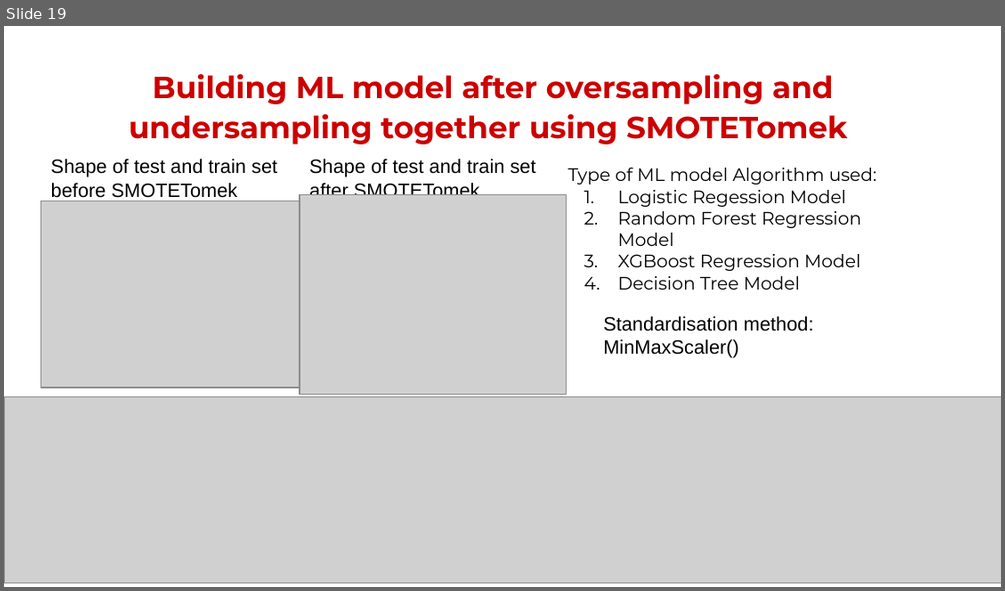
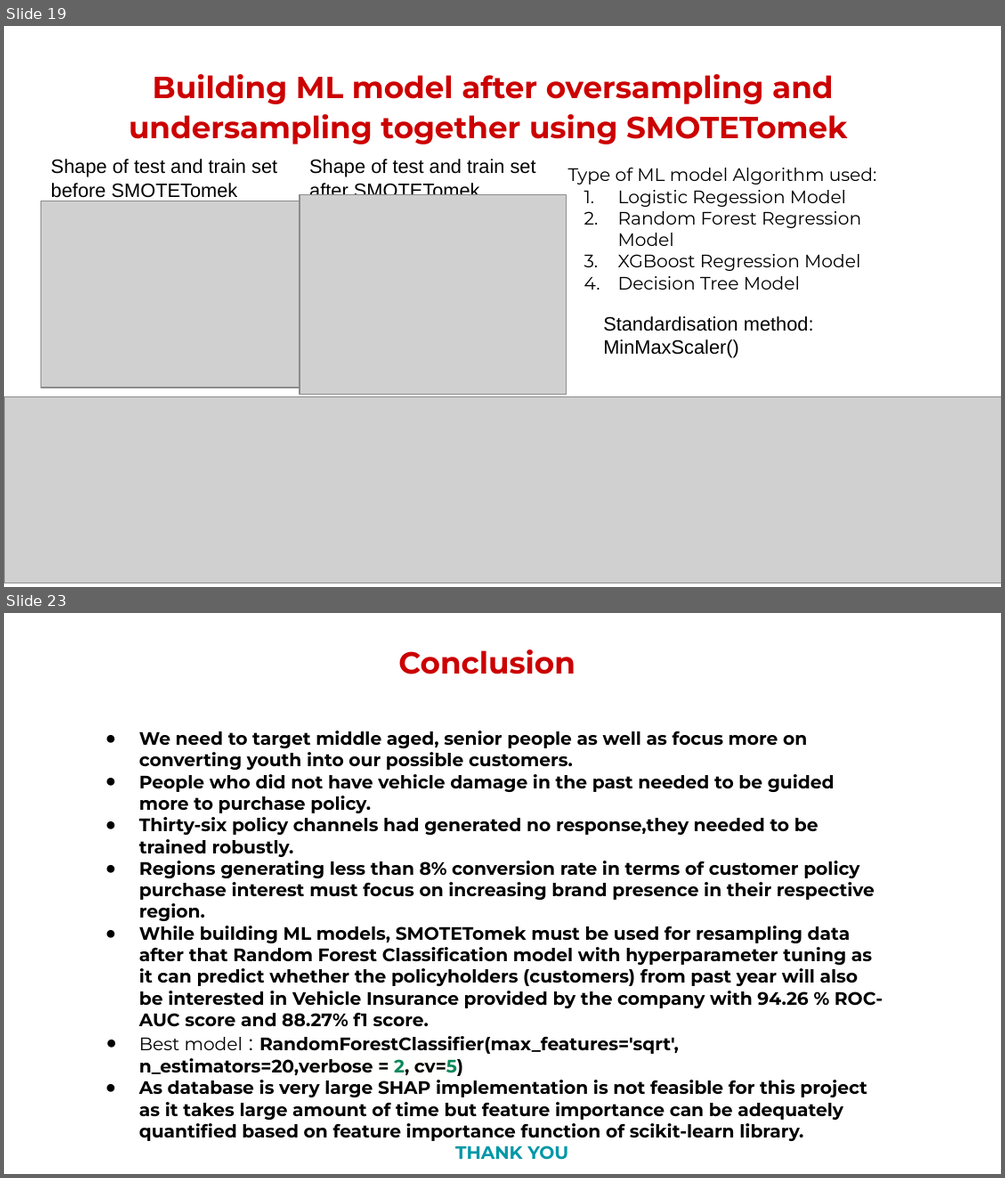
Before and after one commit to chandrakar-shubham/health-insurance-cross-sell-prediction, a slide deck: Project_presentation.pptx. Shown one above the other, each under a label of ours: slide 19 before the commit, slides 19 and 23 after it; the slides between them are not shown. The pictures are 1005x591 and 1005x1178 pixels, drawn with LibreOffice and Linux fonts; fonts in the diff are those of the drawing; grey boxes stand for pictures; background and template pictures are left out. Boxes give left, top, right and bottom in pixels: in the first picture for what was removed or moved away, otherwise in the second. Text is boxed around its words. In the diff, an @@ line names an element or a change of style, - is before the commit and + after.

```diff
--- a/Project_presentation.pptx
+++ b/Project_presentation.pptx
@@ slide 23 added at bbox=[4, 613, 1001, 1174], background #FFFFFF @@
@@ text added at bbox=[398, 649, 575, 674], 22 pt, text #CC0000, bold @@
+Conclusion
@@ text added at bbox=[139, 730, 882, 1159], 13 pt, text #000000, bold @@
+● We need to target middle aged, senior people as well as focus more on converting youth into our possible customers.
+● People who did not have vehicle damage in the past needed to be guided more to purchase policy.
+● Thirty-six policy channels had generated no response,they needed to be trained robustly.
+● Regions generating less than 8% conversion rate in terms of customer policy purchase interest must focus on increasing brand presence in their respective region.
+● While building ML models, SMOTETomek must be used for resampling data after that Random Forest Classification model with hyperparameter tuning as it can predict whether the policyholders (customers) from past year will also be interested in Vehicle Insurance provided by the company with 94.26 % ROC-AUC score and 88.27% f1 score.
+● Best model : RandomForestClassifier(max_features='sqrt', n_estimators=20,verbose = 2, cv=5)
+● As database is very large SHAP implementation is not feasible for this project as it takes large amount of time but feature importance can be adequately quantified based on feature importance function of scikit-learn library.
+THANK YOU
```
Also in this commit, not shown: 11 slides changed, 2 other slides added.
